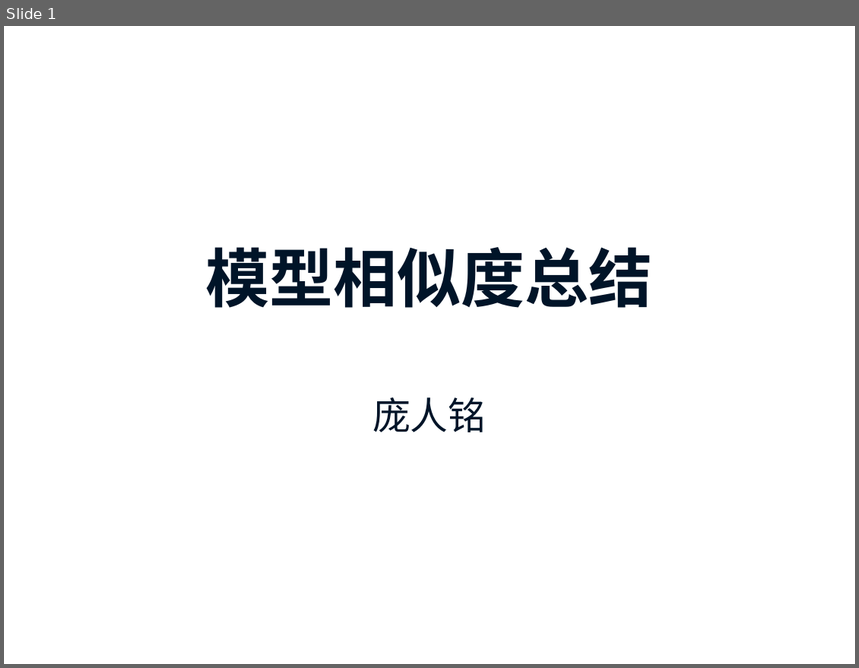
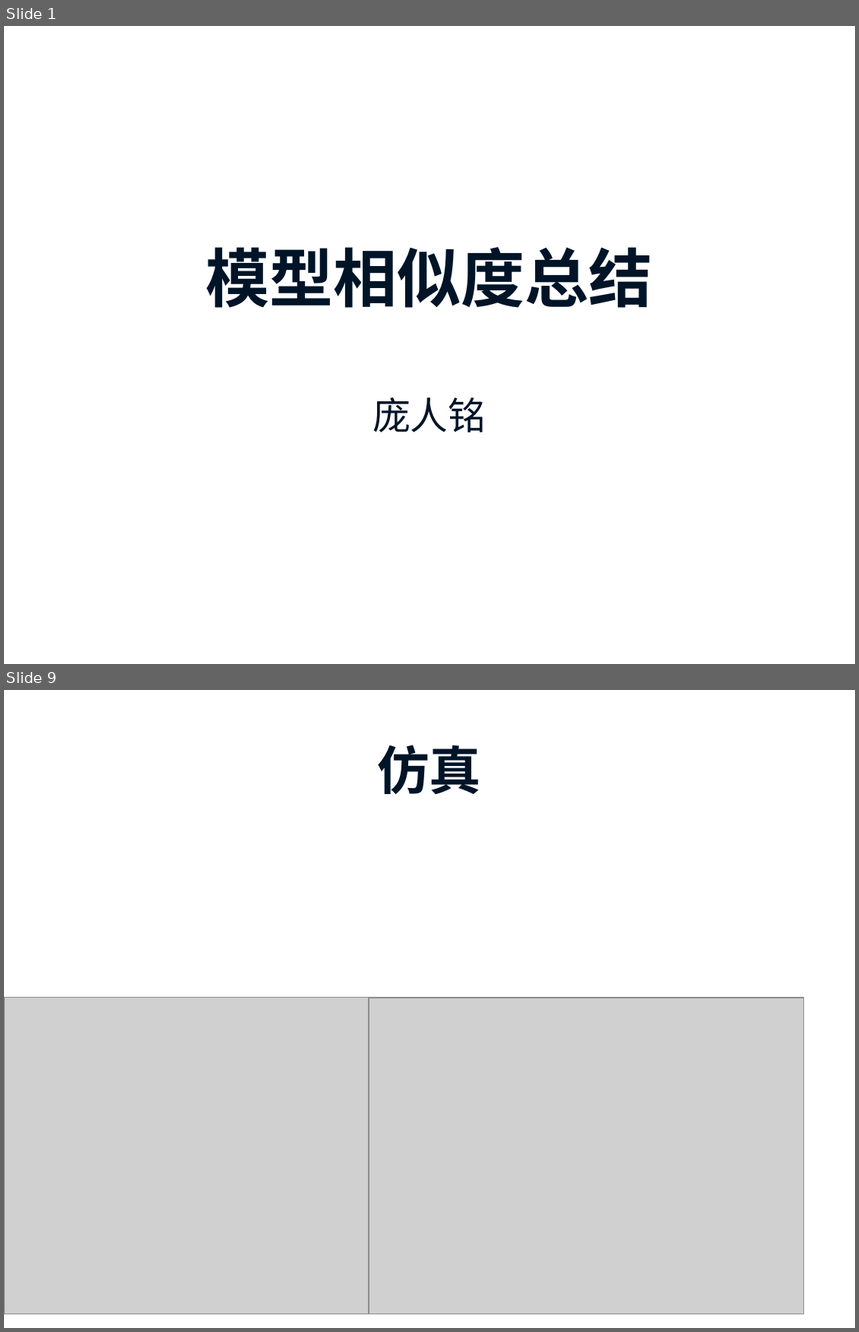
Before and after one commit to prm10/paper, a slide deck: presentation/模型相似度总结.pptx. Shown one above the other, each under a label of ours: slide 1 before the commit, slides 1 and 9 after it; the slides between them are not shown. The pictures are 859x668 and 859x1332 pixels, drawn with LibreOffice and Linux fonts; fonts in the diff are those of the drawing; grey boxes stand for pictures; background and template pictures are left out. Boxes give left, top, right and bottom in pixels: in the first picture for what was removed or moved away, otherwise in the second. Text is boxed around its words. In the diff, an @@ line names an element or a change of style, - is before the commit and + after.

```diff
--- a/presentation/模型相似度总结.pptx
+++ b/presentation/模型相似度总结.pptx
@@ slide 9 added at [4,690,855,1328], background #FFFFFF @@
@@ title added at [377,745,481,794], 44 pt, text #001428, bold @@
+仿真
@@ picture added at [4,997,409,1314] @@
@@ picture added at [369,998,804,1315] @@
@@ page number added at [796,1279,804,1296], 14 pt, text #001428 @@
+9
```
Also in this commit, not shown: 4 slides changed, 4 other slides added, 1 slide removed, 2 other files.
